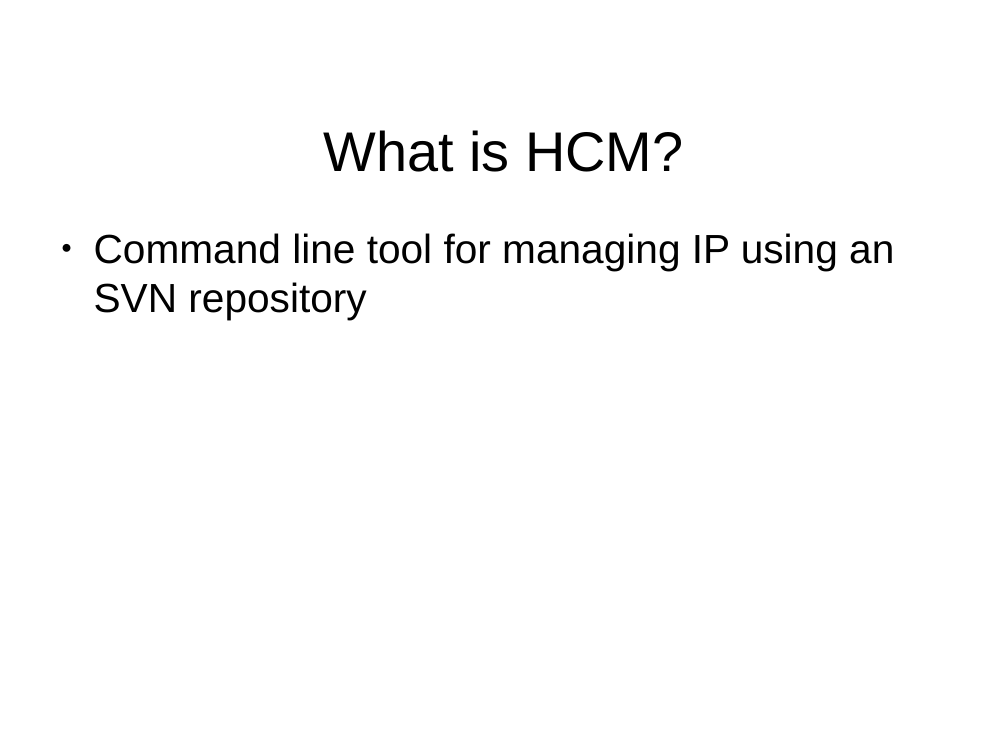
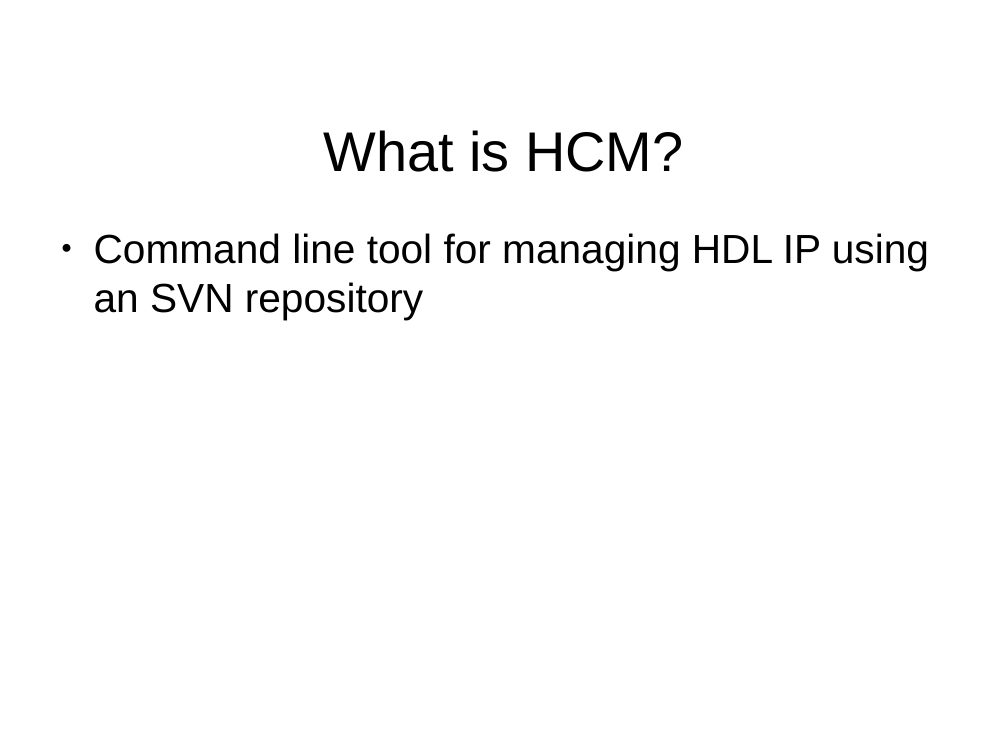
Before and after one commit to jeremiah-c-leary/hdl-component-manager, a slide deck: slide 2 of docs/presentations/hdl-component-manager.odp. Drawn at 1008x756 pixels with LibreOffice and Linux fonts; fonts in the diff are those of the drawing; background and template pictures are left out. Boxes give left, top, right and bottom in pixels: in the first picture for what was removed or moved away, otherwise in the second. Text is boxed around its words. In the diff, an @@ line names an element or a change of style, - is before the commit and + after.

```diff
--- a/docs/presentations/hdl-component-manager.odp
+++ b/docs/presentations/hdl-component-manager.odp
@@ text at (94,233,929,320): text changed @@
-● Command line tool for managing IP using an SVN repository
+● Command line tool for managing HDL IP using an SVN repository
```
Also in this commit, not shown: 8 other slides changed, 3 slides added, 1 slide removed.
